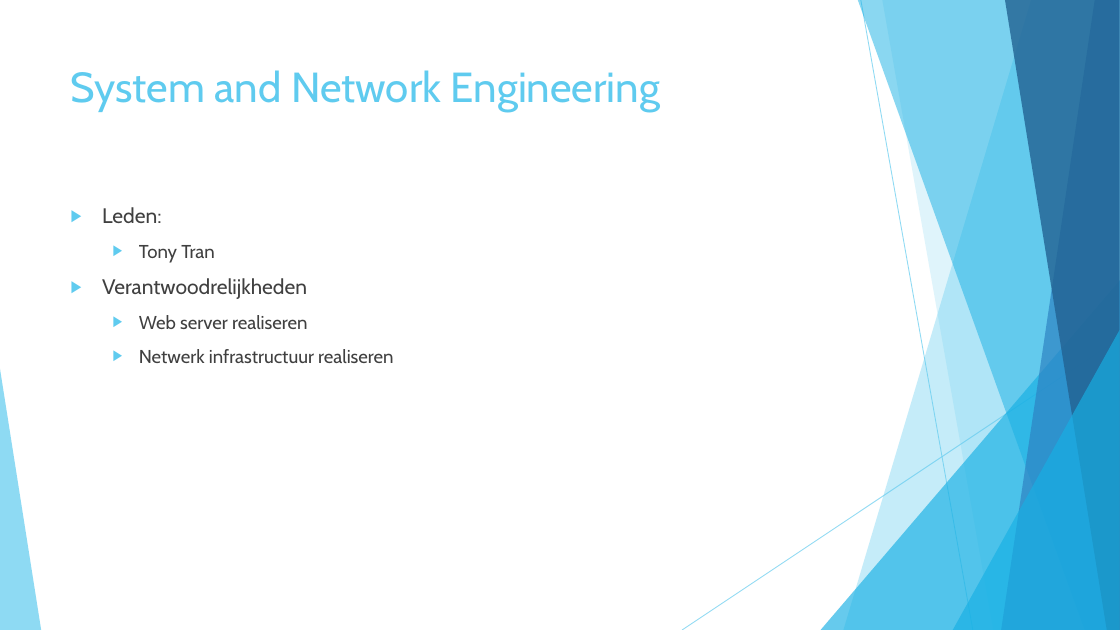
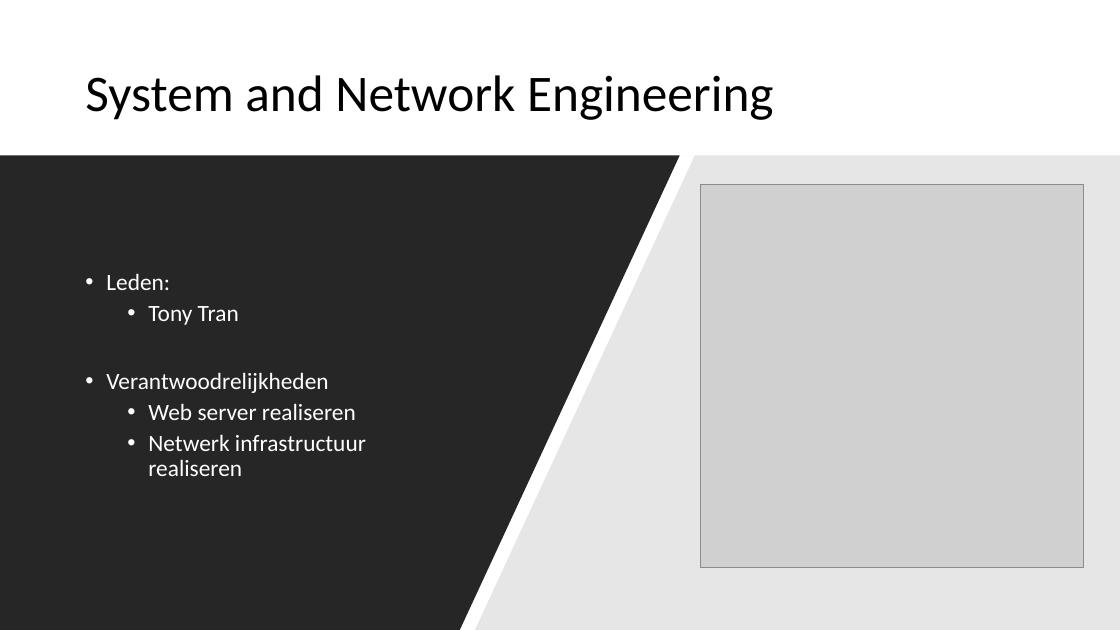
Before and after one commit to wouter503/IDP, a slide deck: slide 14 of Plan van aanpak/presentatie.pptx (slide 10 before the commit). Drawn at 1120x630 pixels with LibreOffice and Linux fonts; fonts in the diff are those of the drawing; grey boxes stand for pictures. Boxes give left, top, right and bottom in pixels: in the first picture for what was removed or moved away, otherwise in the second. Text is boxed around its words. In the diff, an @@ line names an element or a change of style, - is before the commit and + after.

```diff
--- a/Plan van aanpak/presentatie.pptx
+++ b/Plan van aanpak/presentatie.pptx
@@ title "System and Network Engineering": place and size @@
-title "System and Network Engineering" at [71, 70, 660, 112]
+title "System and Network Engineering" at [85, 75, 774, 120]
@@ title "System and Network Engineering" at [85, 75, 774, 120]: size 36 to 44 pt, font Cabin to Calibri, text colour #5FCBEF to #000000; line spacing 1 to 0.9; vertical alignment top to middle @@
@@ freeform shape added at [0, 155, 680, 630], fill #262626 @@
@@ freeform shape added at [455, 155, 1120, 630], fill #E7E6E6 @@
@@ text "Leden:": place and size @@
-text "Leden:" at [102, 207, 393, 363]
+text "Leden:" at [106, 273, 366, 476]
@@ text "Leden:" at [106, 273, 366, 476]: size 18 to 20 pt in "Leden:", "Verantwoodrelijkheden"; font Cabin to Calibri, text colour #404040 to #FFFFFF; size 16 to 20 pt in "Tony Tran", "Web server realiseren", "Netwerk infrastructuur realiseren"; bullet ▶ to •; line spacing 1 to 0.9; less space between paragraphs; vertical alignment top to middle @@
@@ picture added at [701, 185, 1083, 567] @@
@@ group removed at [0, 0, 1120, 630]: 5 freeform shapes, 3 triangles, 2 lines @@
```
Also in this commit, not shown: 11 other slides changed, 4 slides added.
